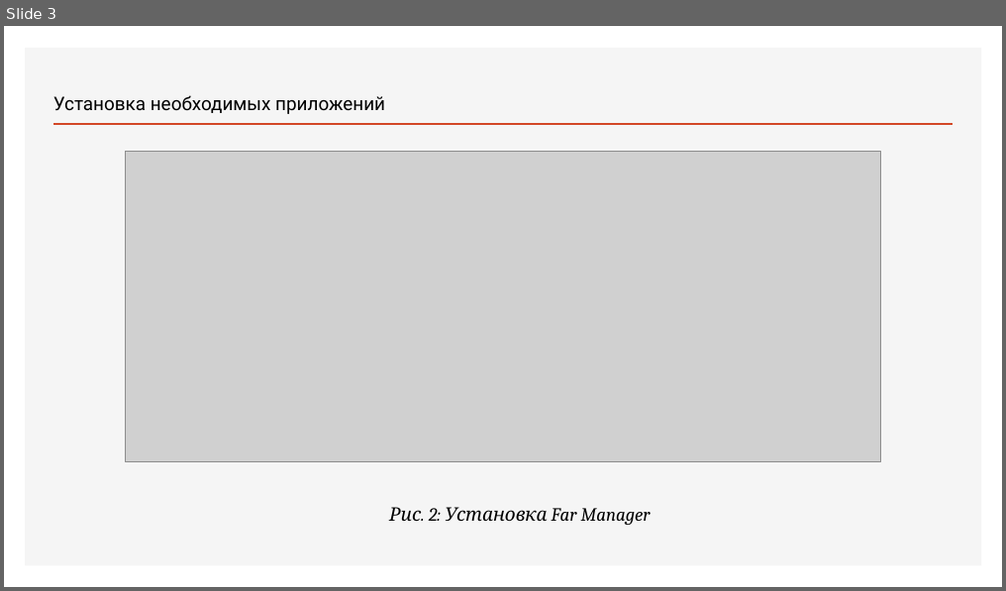
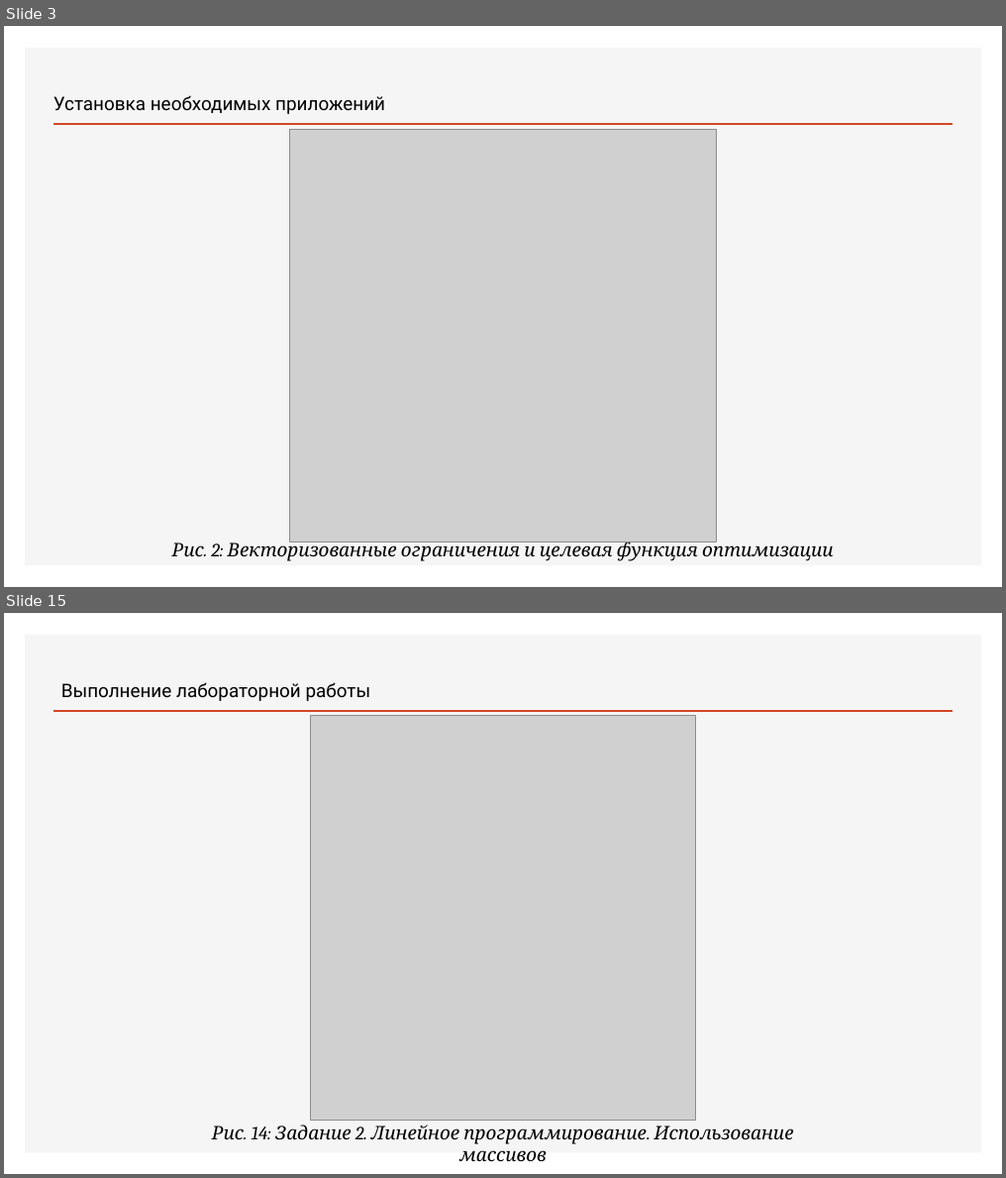
Before and after one commit to bulat-abubakarovich-isaev/K, a slide deck: lab8/presentation/presentation.pptx. Shown one above the other, each under a label of ours: slide 3 before the commit, slides 3 and 15 after it; the slides between them are not shown. The pictures are 1006x591 and 1006x1178 pixels, drawn with LibreOffice and Linux fonts; fonts in the diff are those of the drawing; grey boxes stand for pictures. Boxes give left, top, right and bottom in pixels: in the first picture for what was removed or moved away, otherwise in the second. Text is boxed around its words. In the diff, an @@ line names an element or a change of style, - is before the commit and + after.

```diff
--- a/lab8/presentation/presentation.pptx
+++ b/lab8/presentation/presentation.pptx
@@ slide 15 added at (4, 613, 1002, 1174), background #FFFFFF; not listed: 2 template elements that a slide beside it also shows @@
@@ text added at (61, 682, 371, 701), 18 pt, text #000000 @@
+Выполнение лабораторной работы
@@ picture added at (310, 715, 695, 1121) @@
@@ text added at (212, 1125, 794, 1161), 18 pt, text #000000, italic @@
+Рис. 14: Задание 2. Линейное программирование. Использование массивов
@@ slide 3 changed as well @@
@@ picture added at (290, 129, 717, 543) @@
@@ picture removed at (126, 152, 881, 463) @@
@@ text at (172, 539, 834, 562): text changed @@
-Рис. 2: Установка Far Manager
+Рис. 2: Векторизованные ограничения и целевая функция оптимизации
```
Also in this commit, not shown: 3 other slides changed, 14 other slides added, 13 slides removed, 3 other files.
